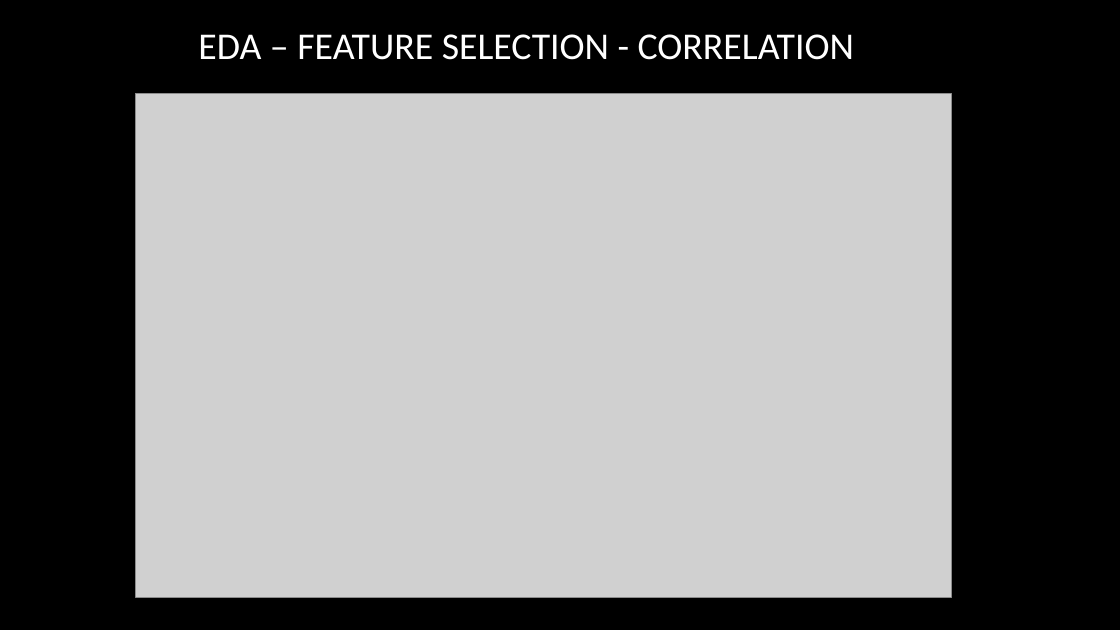
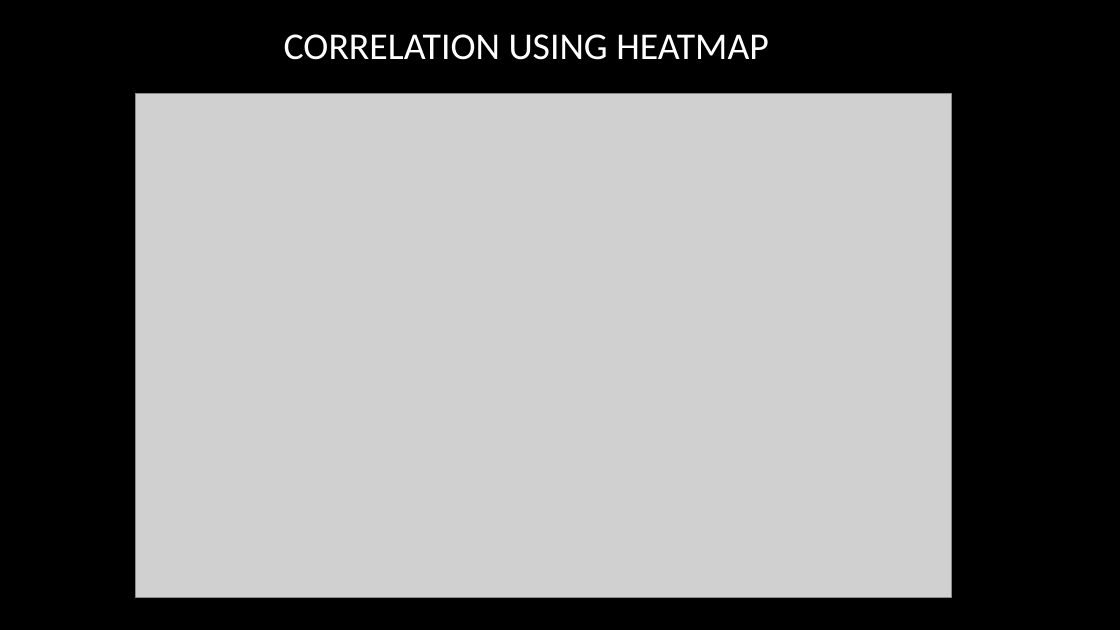
Before and after one commit to rajgupta-github/MachineLearning-with-Python, a slide deck: slide 6 of projects/PrudentialInsurancePrediction/MLFoundation Project - Insurance risk prediction.pptx. Drawn at 1120x630 pixels with LibreOffice and Linux fonts; fonts in the diff are those of the drawing; grey boxes stand for pictures; background and template pictures are left out. Boxes give left, top, right and bottom in pixels: in the first picture for what was removed or moved away, otherwise in the second. Text is boxed around its words. In the diff, an @@ line names an element or a change of style, - is before the commit and + after.

```diff
--- a/projects/PrudentialInsurancePrediction/MLFoundation Project - Insurance risk prediction.pptx
+++ b/projects/PrudentialInsurancePrediction/MLFoundation Project - Insurance risk prediction.pptx
@@ title at [284, 34, 769, 60]: text changed @@
-EDA – FEATURE SELECTION - CORRELATION
+CORRELATION USING HEATMAP
```
Also in this commit, not shown: 4 other slides changed, 7 slides added, 5 other files.
